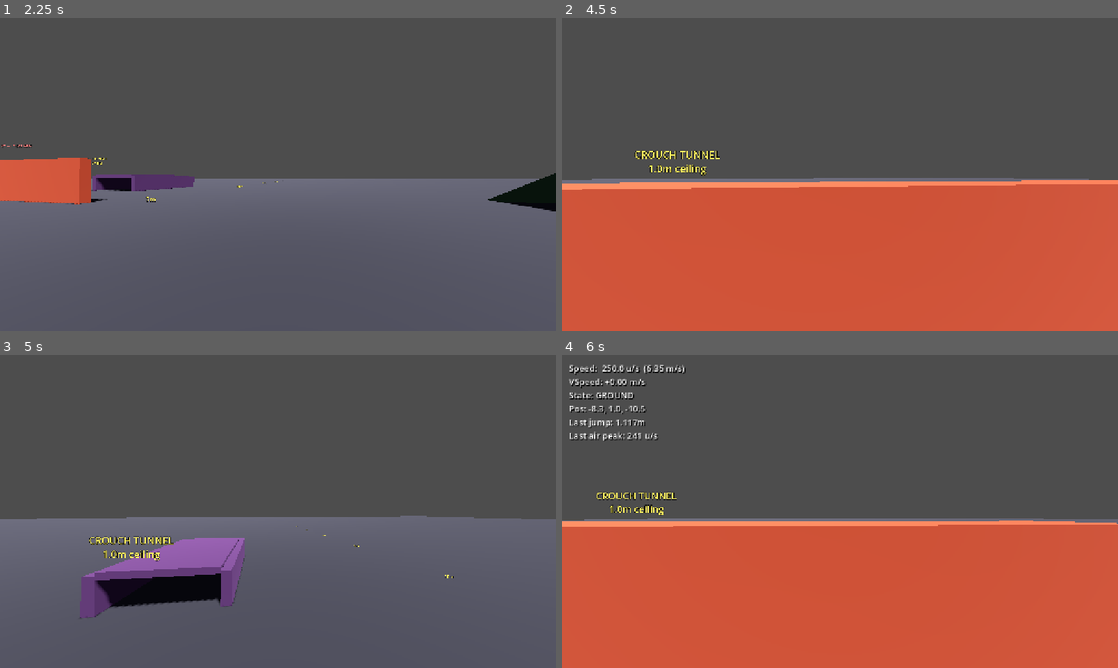
Above: before the commit, frames 1-4 (two rows, left to right).
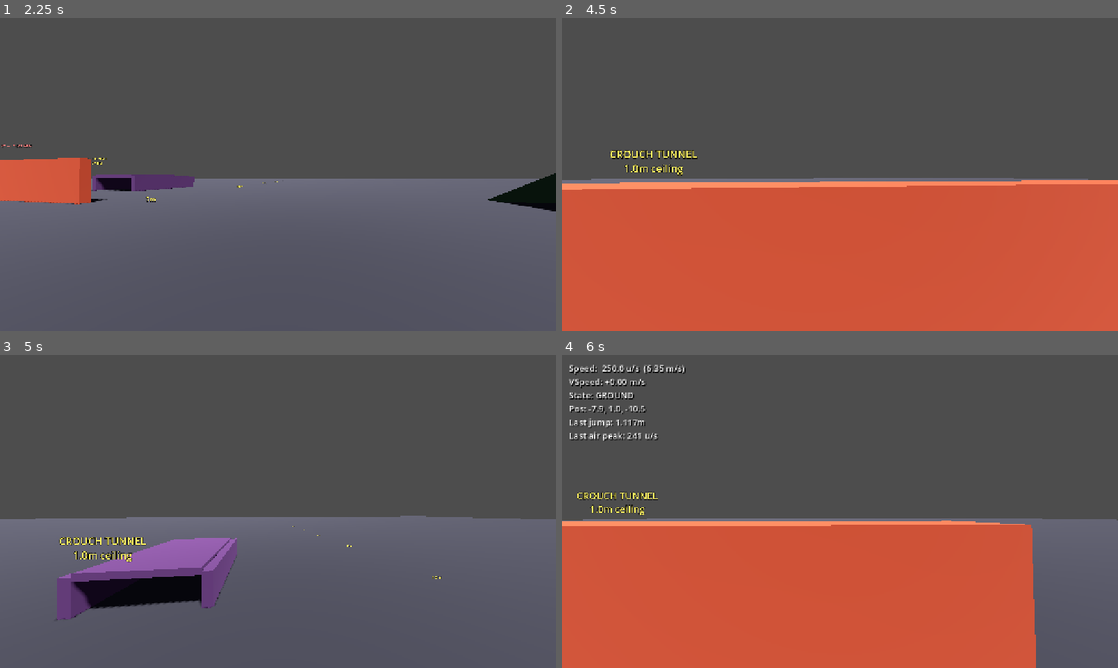
Above: after the commit, the same moments.

Repository: gotospaceplace/angels_and_demons
Game: Godot game, scene res://client/scenes/main.tscn
Two runs of this game, one before a commit and one after it. Both use one fixed random seed, a clock stepped at 60 frames per second and the inputs below. This scene is started directly instead of the project's main scene.
Inputs (mouse positions are in pixels of both pictures, inside the frame that each line leads up to):
- Up to frame 1 (2.25 s): tap Enter at 0.5 s; move the mouse to (272, 180) at 0.52 s; hold Ctrl (duck) 0.53-1.28 s; hold W (move_forward) from 0.53 s (still down); tap Space (jump) at 0.77, 1.52 s; move the mouse to (316, 177) at 1.27 s; tap F7 (toggle_hud) at 1.35 s; move the mouse to (233, 171) at 2.02 s; hold Ctrl (duck) from 2.03 s (still down)
- Up to frame 2 (4.5 s): move the mouse to (845, 174) at 2.77 s; release W (move_forward) at 2.78 s; release Ctrl (duck) at 2.78 s; hold A (move_left) 2.78-3.53 s; tap F7 (toggle_hud) at 2.85, 4.35 s; tap Space (jump) at 3.02, 3.77 s; move the mouse to (817, 168) at 3.52 s; hold Ctrl (duck) 3.53-4.28 s; hold W (move_forward) from 3.53 s (still down); move the mouse to (867, 174) at 4.27 s
- Up to frame 3 (5 s): keep holding W (move_forward); tap Space (jump) at 4.52 s
- Up to frame 4 (6 s): move the mouse to (812, 511) at 5.02 s; hold Ctrl (duck) 5.03-5.78 s; tap Space (jump) at 5.75 s; move the mouse to (851, 505) at 5.77 s; release W (move_forward) at 5.78 s; hold D (move_right) from 5.78 s (still down); tap F7 (toggle_hud) at 5.85 s

Frame 1 is identical in both runs. In frame 2, 0.6% of the frame differs, in the area x 5-95%, y 42-54%; in frame 3, 3.0%; in frame 4, 7.8%, in the area x 0-100%, y 16-100%.

Commit message:
Fix stair auto-step: trigger on any wall collision, not just slides
The step-up code was gated behind slide.length() > 0.001, but hitting
a step head-on produces zero slide (all remaining movement is in the
wall-normal direction). Now tries step-up whenever hitting a non-floor
surface with remaining movement. Saves position and restores on failure.

Co-Authored-By: Claude Opus 4.6 <noreply@anthropic.com>

Diff:
--- a/shared/scripts/player_movement.gd
+++ b/shared/scripts/player_movement.gd
@@ -328,34 +328,31 @@
 func _walk_move(delta: float) -> void:
 	var move := Vector3(velocity.x, 0, velocity.z) * delta
 
-	# Try flat move
 	var flat_collision := move_and_collide(move)
 	if not flat_collision:
 		return
 
-	# Slide along the collision surface
 	var remainder := flat_collision.get_remainder()
 	var normal := flat_collision.get_normal()
+
+	# Try step-up when hitting a wall (non-floor surface)
+	if normal.y < MC.FLOOR_NORMAL_MIN and remainder.length() > 0.001:
+		var saved_pos := global_position
+
+		var step_up_col := move_and_collide(Vector3(0, MC.STEP_SIZE, 0))
+		var step_up_height := MC.STEP_SIZE
+		if step_up_col:
+			step_up_height -= step_up_col.get_remainder().length()
+
+		if step_up_height > 0.001:
+			move_and_collide(remainder)
+			var step_down_col := move_and_collide(Vector3(0, -step_up_height, 0))
+			if step_down_col and step_down_col.get_normal().y >= MC.FLOOR_NORMAL_MIN:
+				return
+
+		global_position = saved_pos
+
 	var slide := remainder.slide(normal)
-
-	if slide.length() > 0.001:
-		# Try step-up: move up, slide, move down
-		var step_up := move_and_collide(Vector3(0, MC.STEP_SIZE, 0))
-		var step_up_height := MC.STEP_SIZE
-		if step_up:
-			step_up_height = MC.STEP_SIZE - step_up.get_remainder().length()
-
-		var step_slide := move_and_collide(slide)
-
-		# Step back down
-		var step_down := move_and_collide(Vector3(0, -step_up_height, 0))
-		if step_down and step_down.get_normal().y >= MC.FLOOR_NORMAL_MIN:
-			return  # successful step-up
-
-		# Step-up failed, just do the flat slide
-		move_and_collide(Vector3(0, -step_up_height, 0))
-
-	# Final flat slide attempt
 	if slide.length() > 0.001:
 		move_and_collide(slide)
 
